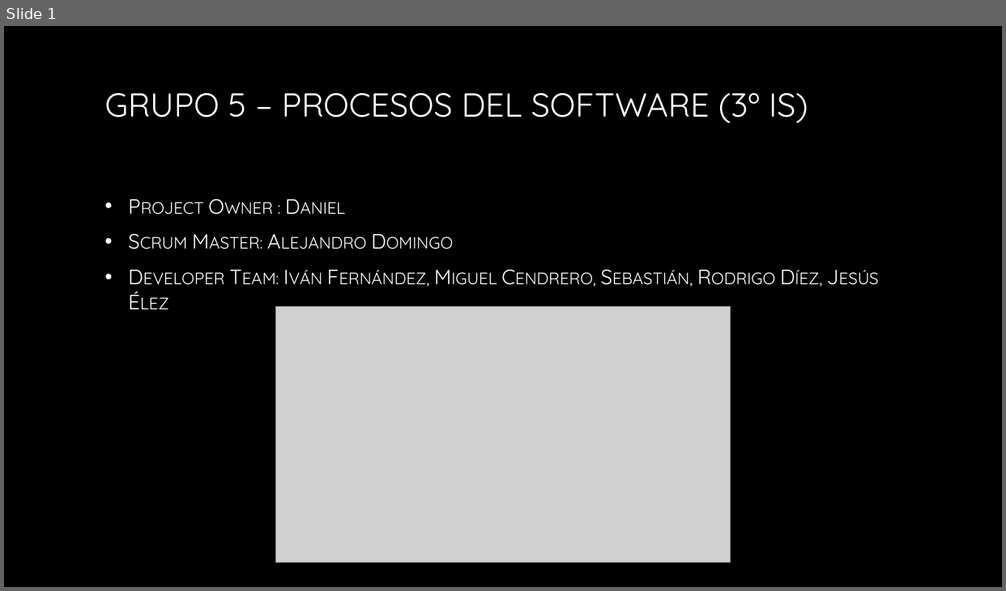
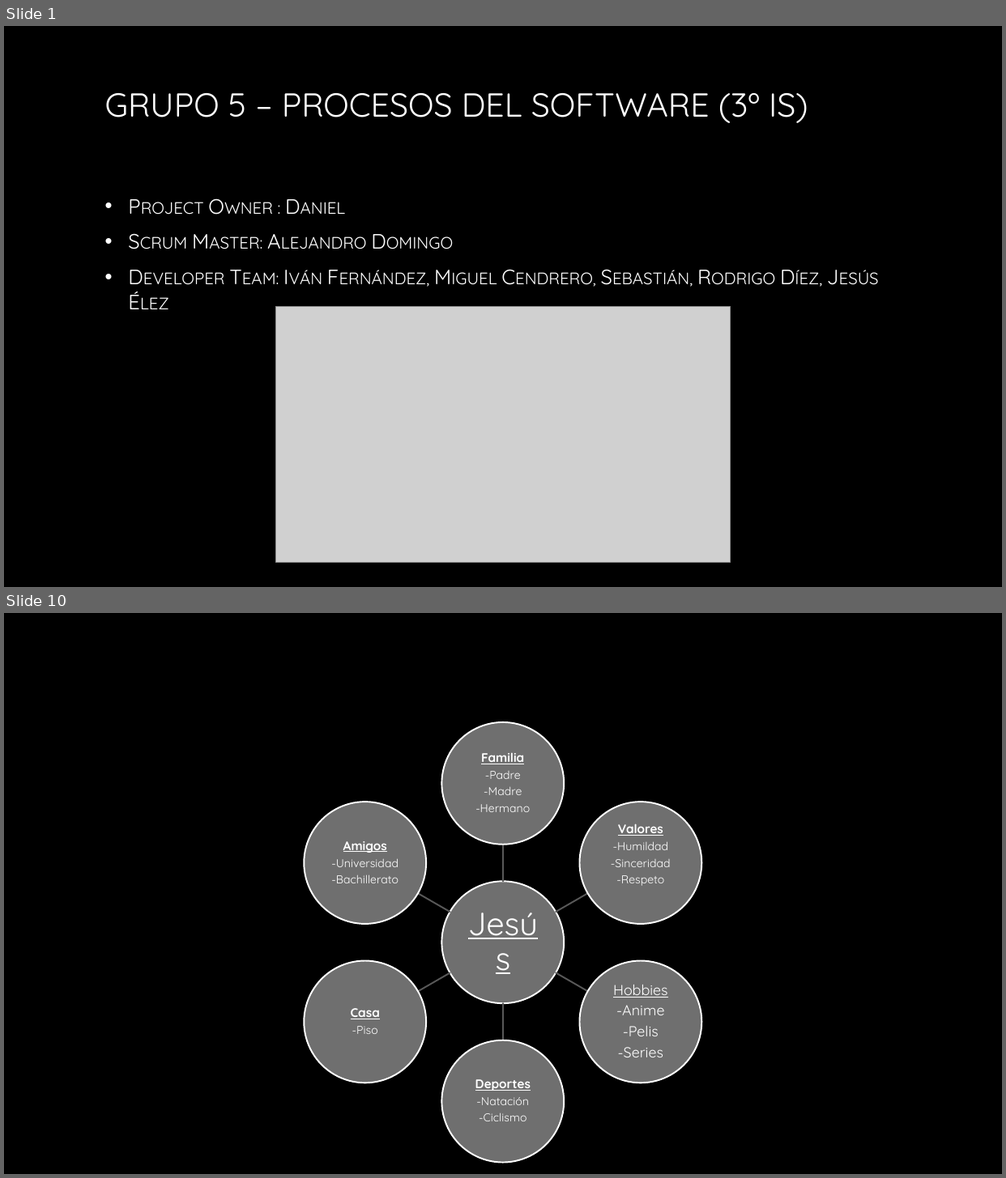
Before and after one commit to chexu99/TetrisG5, a slide deck: Presentación_G5.pptx. Shown one above the other, each under a label of ours: slide 1 before the commit, slides 1 and 10 after it; the slides between them are not shown. The pictures are 1006x591 and 1006x1178 pixels, drawn with LibreOffice and Linux fonts; fonts in the diff are those of the drawing; grey boxes stand for pictures; background and template pictures are left out. Boxes give left, top, right and bottom in pixels: in the first picture for what was removed or moved away, otherwise in the second. Text is boxed around its words. In the diff, an @@ line names an element or a change of style, - is before the commit and + after.

```diff
--- a/Presentación_G5.pptx
+++ b/Presentación_G5.pptx
@@ slide 10 added at box(4, 613, 1002, 1174), background picture (left out) @@
@@ group added at box(305, 722, 701, 1162): 7 ellipses, 7 texts, 6 freeform shapes @@
+Jesús
+Familia
+-Padre
+-Madre
+-Hermano
+Valores
+-Humildad
+-Sinceridad
+-Respeto
+Hobbies
+-Anime
+-Pelis
+-Series
+Deportes
+-Natación
+-Ciclismo
+Casa
+-Piso
+Amigos
+-Universidad
+-Bachillerato
```
Also in this commit, not shown: 14 other slides added, 7 slides removed.
